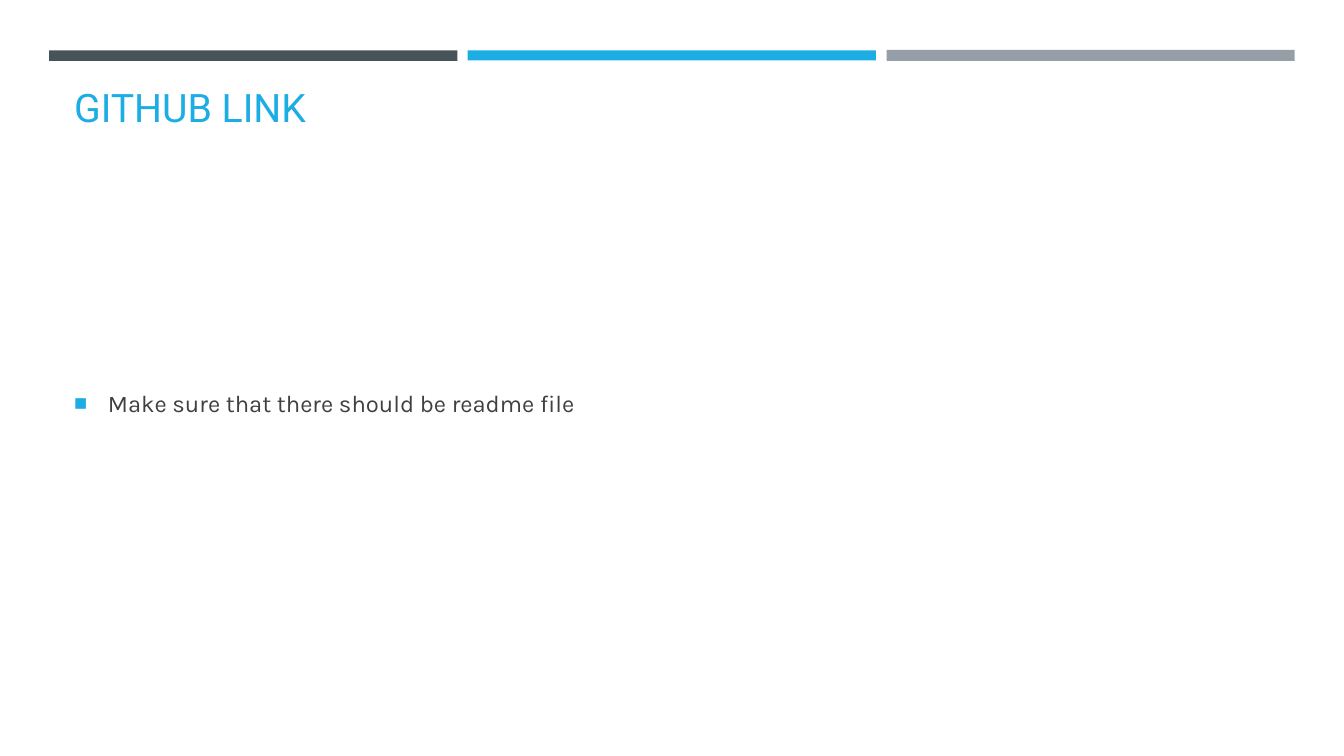
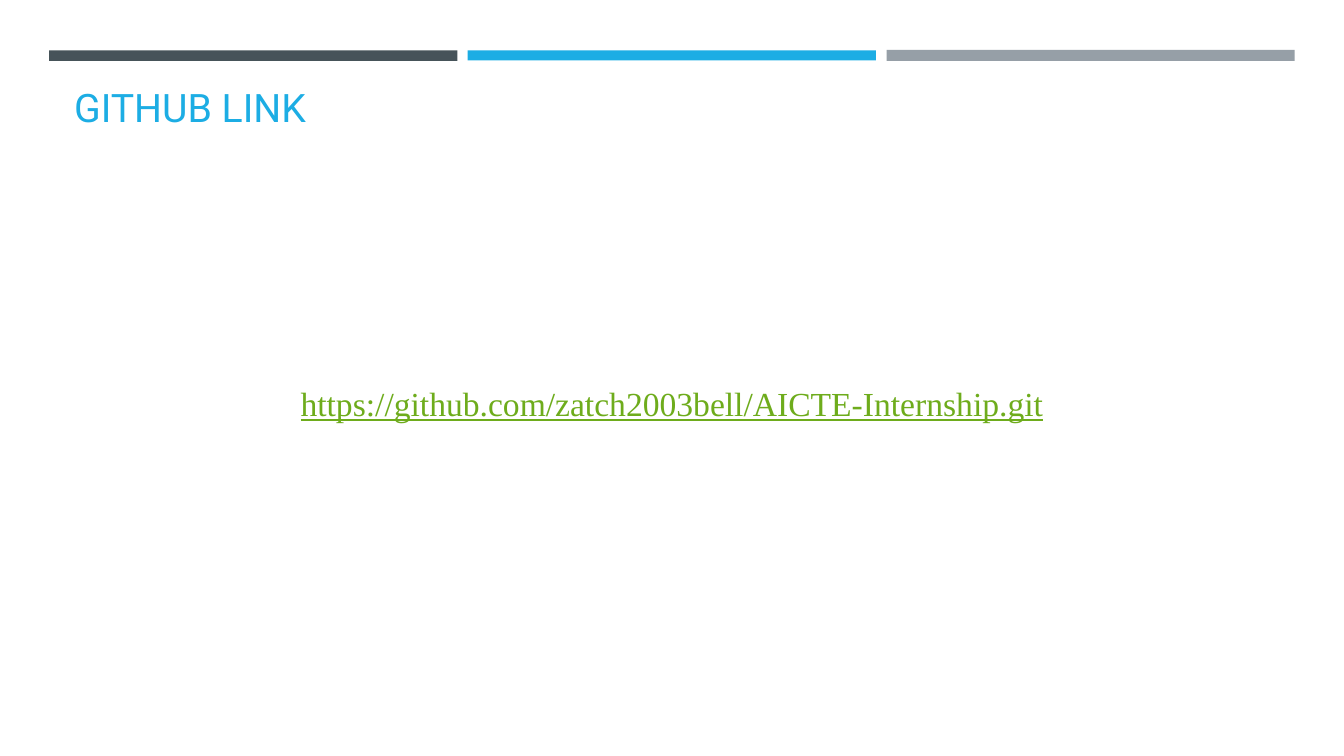
Before and after one commit to zatch2003bell/AICTE-Internship, a slide deck: slide 10 of Presentation.pptx. Drawn at 1344x756 pixels with LibreOffice and Linux fonts; fonts in the diff are those of the drawing; background and template pictures are left out. Boxes give left, top, right and bottom in pixels: in the first picture for what was removed or moved away, otherwise in the second. Text is boxed around its words. In the diff, an @@ line names an element or a change of style, - is before the commit and + after.

Commit message:
AICTE

```diff
--- a/Presentation.pptx
+++ b/Presentation.pptx
@@ text at (x1=301, y1=392, x2=1043, y2=423): text changed; size 17 to 24 pt; font Karla to Times New Roman; text colour #404040 to #6EAC1C @@
-■ Make sure that there should be readme file
+https://github.com/zatch2003bell/AICTE-Internship.git
```
